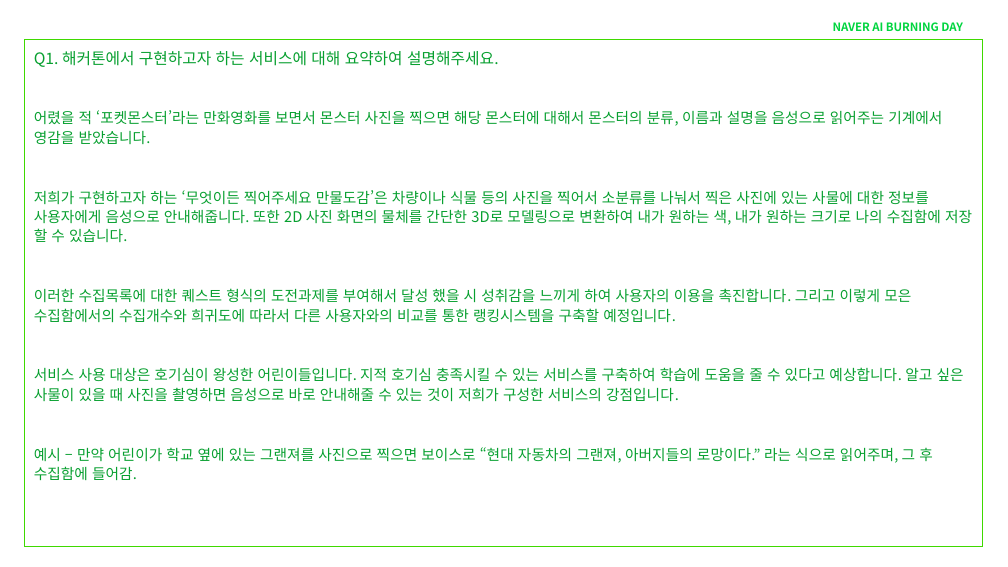
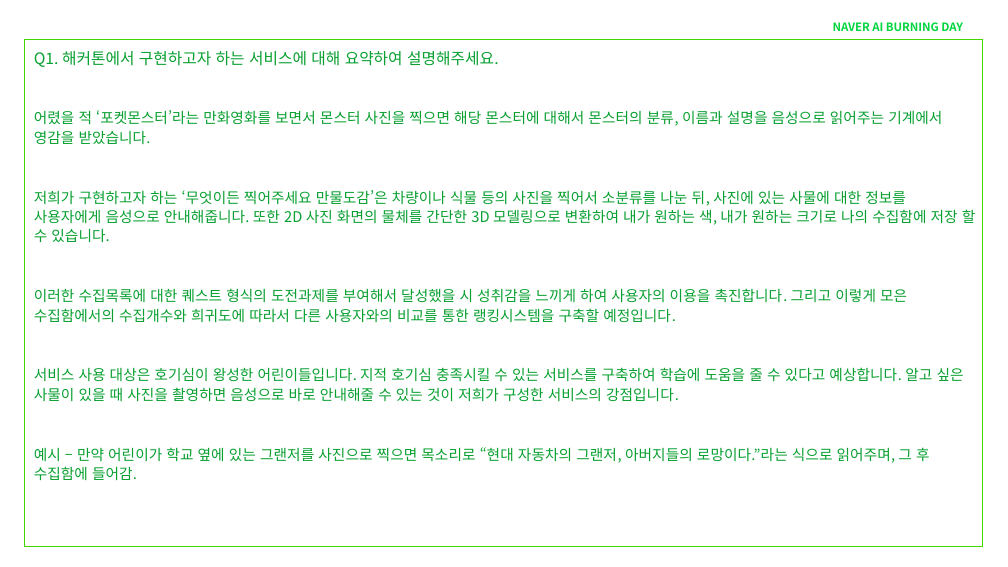
Before and after one commit to GMIMG/Naver-AI-Burning-Day-NAIVER, a slide deck: slide 2 of 기획안/기획안_팀명(기본양식).pptx. Drawn at 1008x567 pixels with LibreOffice and Linux fonts; fonts in the diff are those of the drawing. Boxes give left, top, right and bottom in pixels: in the first picture for what was removed or moved away, otherwise in the second. Text is boxed around its words. In the diff, an @@ line names an element or a change of style, - is before the commit and + after.

```diff
--- a/기획안/기획안_팀명(기본양식).pptx
+++ b/기획안/기획안_팀명(기본양식).pptx
@@ text at (34, 190, 976, 322): text changed @@
-저희가 구현하고자 하는 ‘무엇이든 찍어주세요 만물도감’은 차량이나 식물 등의 사진을 찍어서 소분류를 나눠서 찍은 사진에 있는 사물에 대한 정보를 사용자에게 음성으로 안내해줍니다. 또한 2D 사진 화면의 물체를 간단한 3D로 모델링으로 변환하여 내가 원하는 색, 내가 원하는 크기로 나의 수집함에 저장 할 수 있습니다.
-이러한 수집목록에 대한 퀘스트 형식의 도전과제를 부여해서 달성 했을 시 성취감을 느끼게 하여 사용자의 이용을 촉진합니다. 그리고 이렇게 모은 수집함에서의 수집개수와 희귀도에 따라서 다른 사용자와의 비교를 통한 랭킹시스템을 구축할 예정입니다.
+저희가 구현하고자 하는 ‘무엇이든 찍어주세요 만물도감’은 차량이나 식물 등의 사진을 찍어서 소분류를 나눈 뒤, 사진에 있는 사물에 대한 정보를 사용자에게 음성으로 안내해줍니다. 또한 2D 사진 화면의 물체를 간단한 3D 모델링으로 변환하여 내가 원하는 색, 내가 원하는 크기로 나의 수집함에 저장 할 수 있습니다.
+이러한 수집목록에 대한 퀘스트 형식의 도전과제를 부여해서 달성했을 시 성취감을 느끼게 하여 사용자의 이용을 촉진합니다. 그리고 이렇게 모은 수집함에서의 수집개수와 희귀도에 따라서 다른 사용자와의 비교를 통한 랭킹시스템을 구축할 예정입니다.
@@ text at (34, 447, 930, 480): text changed @@
-예시 – 만약 어린이가 학교 옆에 있는 그랜져를 사진으로 찍으면 보이스로 “현대 자동차의 그랜져, 아버지들의 로망이다.” 라는 식으로 읽어주며, 그 후 수집함에 들어감.
+예시 – 만약 어린이가 학교 옆에 있는 그랜저를 사진으로 찍으면 목소리로 “현대 자동차의 그랜저, 아버지들의 로망이다.”라는 식으로 읽어주며, 그 후 수집함에 들어감.
```
Also in this commit, not shown: 4 other slides changed, 2 other files.
